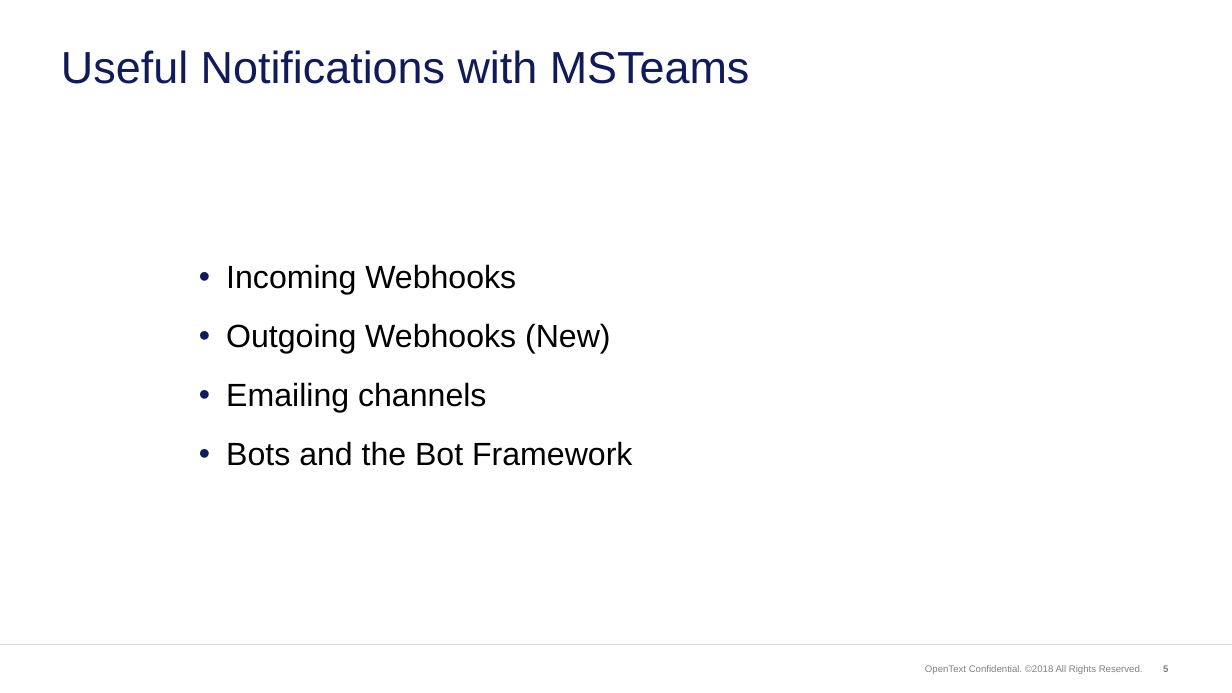
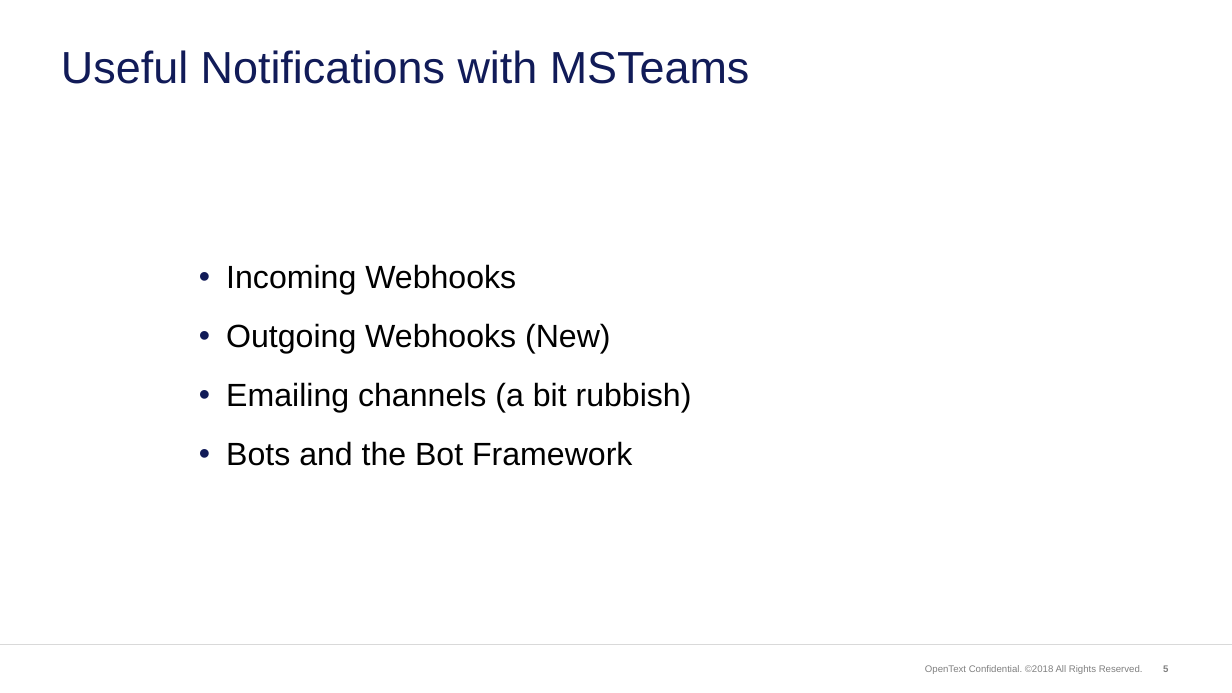
Before and after one commit to brettmillerb/Presentations, a slide deck: slide 5 of LonPSUGPresentation.pptx. Drawn at 1232x693 pixels with LibreOffice and Linux fonts; fonts in the diff are those of the drawing; background and template pictures are left out. Boxes give left, top, right and bottom in pixels: in the first picture for what was removed or moved away, otherwise in the second. Text is boxed around its words. In the diff, an @@ line names an element or a change of style, - is before the commit and + after.

```diff
--- a/LonPSUGPresentation.pptx
+++ b/LonPSUGPresentation.pptx
@@ text at [226,382,692,413]: text changed @@
-• Emailing channels
+• Emailing channels (a bit rubbish)
```
Also in this commit, not shown: 3 other slides changed, 1 other file.
